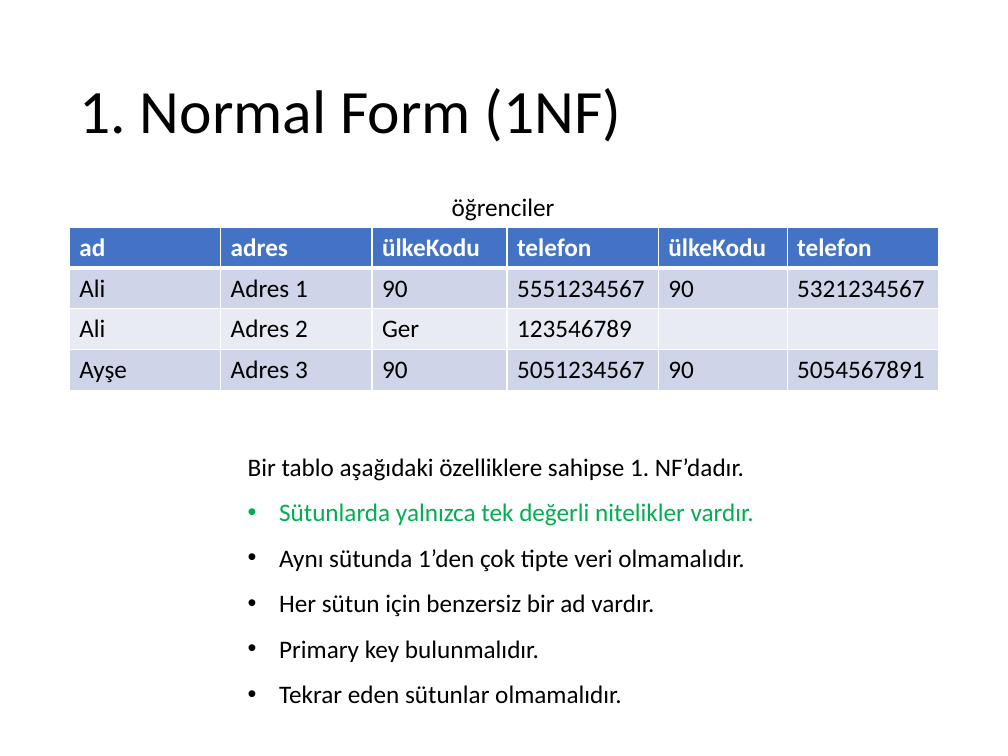
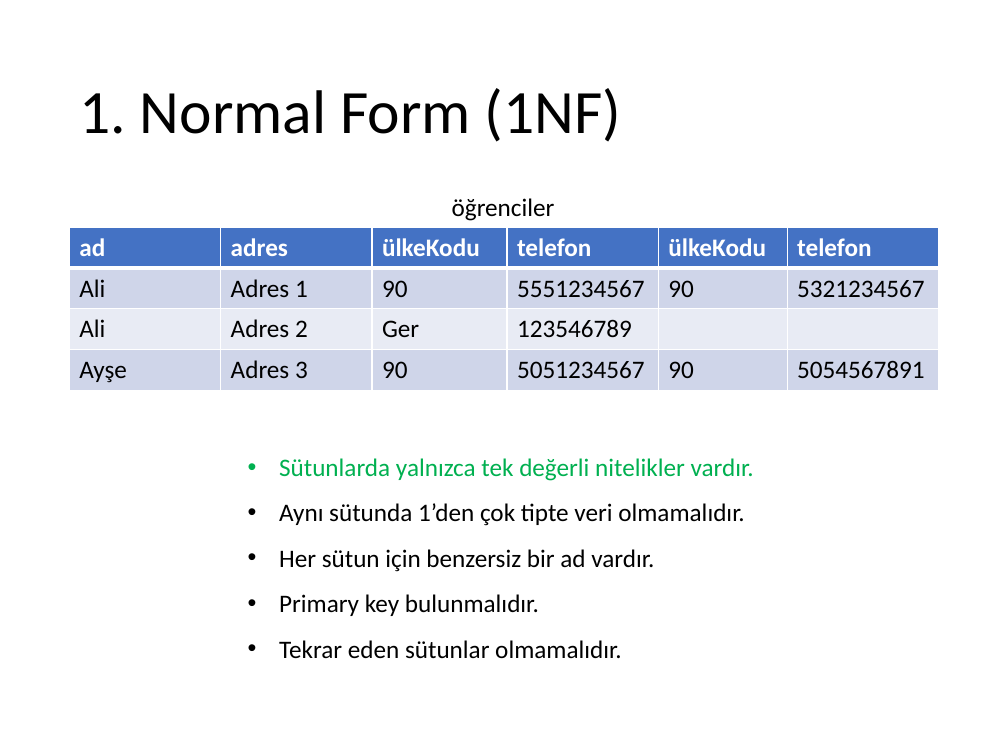
Before and after one commit to ihpar/dbms, a slide deck: slide 11 of Slides/Ders 5.0 Design 1NF.pptx. Drawn at 1008x756 pixels with LibreOffice and Linux fonts; fonts in the diff are those of the drawing. Boxes give left, top, right and bottom in pixels: in the first picture for what was removed or moved away, otherwise in the second. Text is boxed around its words. In the diff, an @@ line names an element or a change of style, - is before the commit and + after.

```diff
--- a/Slides/Ders 5.0 Design 1NF.pptx
+++ b/Slides/Ders 5.0 Design 1NF.pptx
@@ text at [248,458,744,481]: paragraph removed @@
-Bir tablo aşağıdaki özelliklere sahipse 1. NF’dadır.
```
Also in this commit, not shown: 2 other slides changed, 9 slides added, 5 other files.
